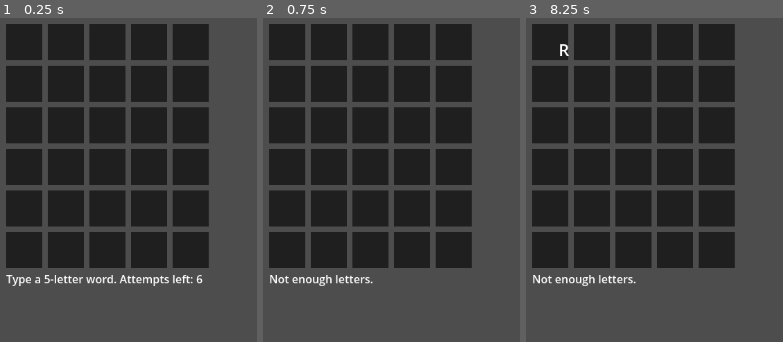
Above: before the commit, frames 1-3 (left to right).
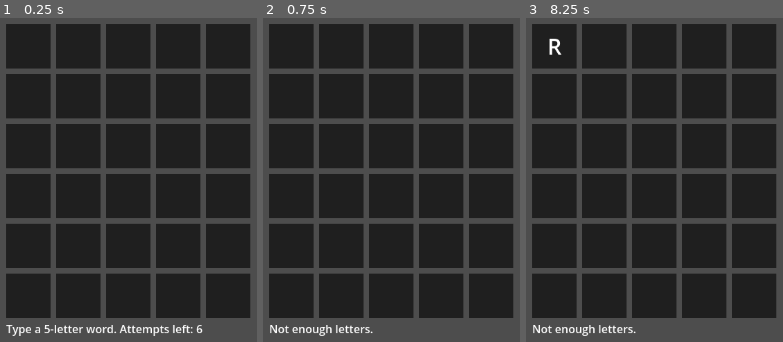
Above: after the commit, the same moments.

Repository: Tobyjcode/wordle
Game: Godot game, scene res://node_2d.tscn
Same seed, same stepped clock (60 frames per second), same inputs: the game is played once before the commit and once after it.
Inputs (mouse positions are in pixels of both pictures, inside the frame that each line leads up to):
- Up to frame 1 (0.25 s): no input
- Up to frame 2 (0.75 s): tap Enter at 0.5 s; move the mouse to (outside the picture) at 0.52 s; hold Shift from 0.53 s (still down); click (outside the picture) at 0.67 s
- Up to frame 3 (8.25 s): release Shift at 1.25 s; tap Space at 1.25, 2.75, 4.25 s; drag from (749, 248) to (outside the picture) at 1.27 s; tap Enter at 2, 3.5 s; move the mouse to (outside the picture) at 2.02 s; tap Ctrl at 2.1 s; click (outside the picture) at 2.17 s; drag from (outside the picture) to (669, 160) at 2.77 s; move the mouse to (outside the picture) at 3.52 s; tap Backspace at 3.6 s; click (outside the picture) at 3.67 s; drag from (669, 160) to (outside the picture) at 4.27 s; move the mouse to (outside the picture) at 5.02 s; tap Keypad Enter at 5.1 s; click (outside the picture) at 5.17 s; drag from (outside the picture) to (749, 248) at 5.77 s; move the mouse to (outside the picture) at 6.52 s; tap Alt at 6.6 s; click (outside the picture) at 6.67 s; drag from (749, 248) to (outside the picture) at 7.27 s; move the mouse to (outside the picture) at 8.02 s; tap R at 8.1 s; click (outside the picture) at 8.17 s

The runs differ from the first frame. In frame 1, 45% of the frame differs, in the area x 2-98%, y 1-99%; in frame 2, 44%; in frame 3, 44%.

Commit message:
Increase tile size and update label layout
Increase tile size and improve label scaling/legibility

Diff:
--- a/node_2d.gd
+++ b/node_2d.gd
@@ -59,15 +59,16 @@
 				push_error("Tile at index %d is not a ColorRect." % index)
 				continue
 			tile.color = COLOR_EMPTY
-			tile.custom_minimum_size = Vector2(52, 52)
+			tile.custom_minimum_size = Vector2(64, 64)
 			var label := tile.get_node_or_null("Label") as Label
 			if label != null:
-				label.anchor_right = 1.0
-				label.anchor_bottom = 1.0
+				label.set_anchors_and_offsets_preset(Control.PRESET_FULL_RECT)
+				label.grow_horizontal = Control.GROW_DIRECTION_BOTH
+				label.grow_vertical = Control.GROW_DIRECTION_BOTH
 				label.horizontal_alignment = HORIZONTAL_ALIGNMENT_CENTER
 				label.vertical_alignment = VERTICAL_ALIGNMENT_CENTER
 				label.add_theme_color_override("font_color", COLOR_TEXT)
-				label.add_theme_font_size_override("font_size", 24)
+				label.add_theme_font_size_override("font_size", 32)
 			row_tiles.append(tile)
 		tiles.append(row_tiles)
 
@@ -80,7 +81,6 @@
 	var tile: ColorRect = tiles[row][col]
 	var label: Label = tile.get_node_or_null("Label")
 	if label == null:
-		push_error("Tile is missing a Label child at %d,%d" % [row, col])
 		return
 	label.text = ch.to_upper()
 
